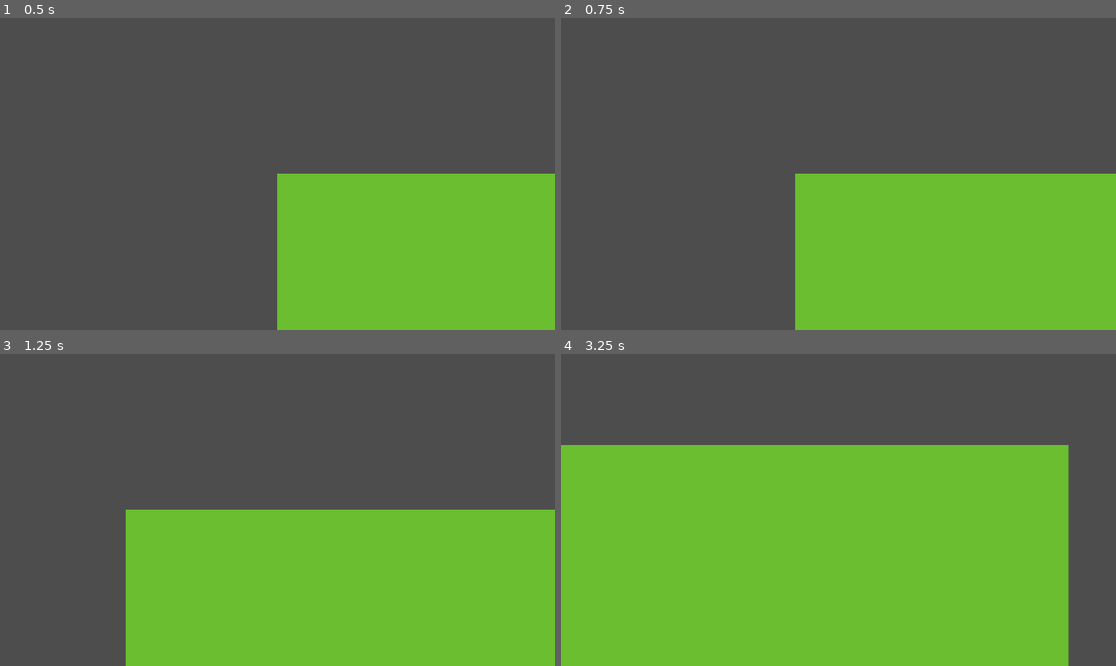
Above: before the commit, frames 1-4 (two rows, left to right).
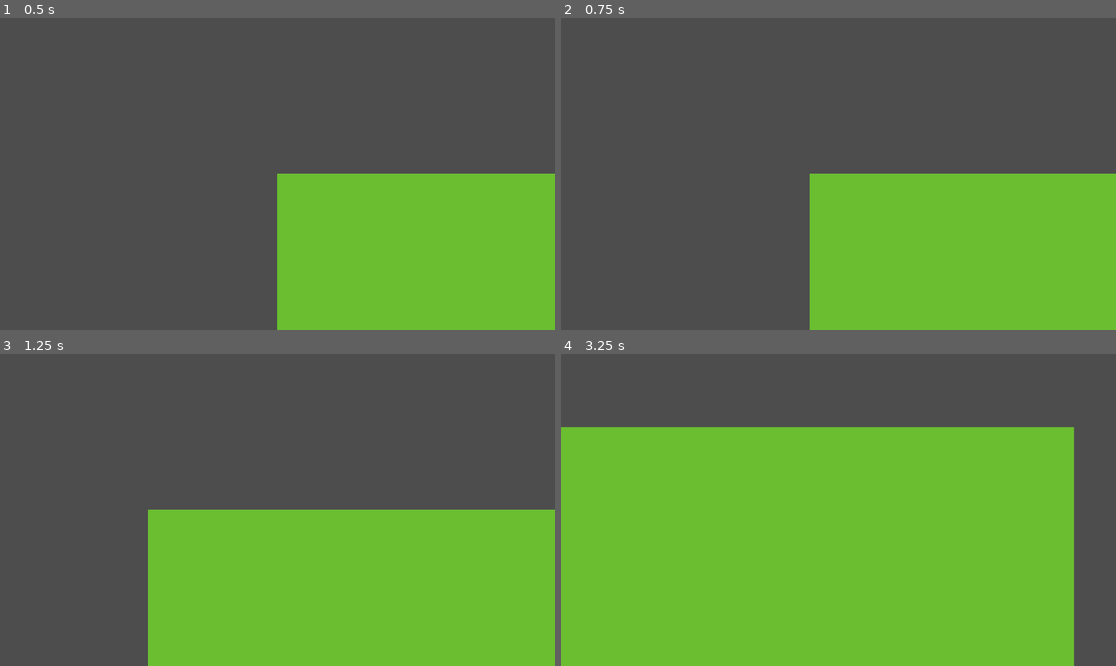
Above: after the commit, the same moments.

Repository: PowerThePowerfullest64/UntitledMapGame
Game: Godot game, scene res://main.tscn
Same seed, same stepped clock (60 frames per second), same inputs: the game is played once before the commit and once after it.
Inputs (mouse positions are in pixels of both pictures, inside the frame that each line leads up to):
- Up to frame 1 (0.5 s): no input
- Up to frame 2 (0.75 s): tap Enter at 0.5 s; move the mouse to (960, 158) at 0.52 s; hold D (move_right) from 0.53 s (still down); tap Mouse wheel up (zoom_in, bound only after the commit) at 0.6 s
- Up to frame 3 (1.25 s): keep holding D (move_right); tap Mouse wheel down (zoom_out, bound only after the commit) at 0.8 s
- Up to frame 4 (3.25 s): move the mouse to (727, 525) at 1.27 s; release D (move_right) at 1.28 s; hold S (move_down) 1.28-2.03 s; tap Mouse wheel down (zoom_out, bound only after the commit) at 1.35, 2.3, 2.85 s; tap Mouse wheel up (zoom_in, bound only after the commit) at 1.55, 2.1, 3.05 s; move the mouse to (894, 441) at 2.02 s; hold D (move_right) 2.03-2.78 s; move the mouse to (810, 572) at 2.77 s; hold W (move_up) from 2.78 s (still down)

Frame 1 is identical in both runs. In frame 2, 1.3% of the frame differs, in the area x 42-45%, y 49-100%; in frame 3, 2.0%; in frame 4, 6.2%, in the area x 0-93%, y 23-100%.

Commit message:
Added Camera2D with Controls

Diff:
--- a/main.tscn
+++ b/main.tscn
@@ -17,4 +17,6 @@
 tile_set = SubResource("TileSet_h2yge")
 
 [node name="Camera2D" type="Camera2D" parent="." unique_id=1269354386]
+position_smoothing_enabled = true
+position_smoothing_speed = 10.0
 script = ExtResource("2_0xm2m")
--- a/observer_camera.gd
+++ b/observer_camera.gd
@@ -1,11 +1,26 @@
 extends Camera2D
 
 @export var speed: float = 750.0
+@export var zoom_sensitivity: float = 1.0
+@export var zoom_rate: float = 10.0
+
+var target_zoom: Vector2
+
+func _ready() -> void:
+	target_zoom = zoom
 
 func _process(delta: float) -> void:
 	update_movement(delta)
+	update_zoom()
+	zoom = zoom.lerp(target_zoom, zoom_rate * delta)
 
 func update_movement(delta: float) -> void:
 	var move_dir: Vector2 = Input.get_vector("move_left", "move_right", "move_up", "move_down")
 
-	position += move_dir * speed * delta
+	position += move_dir * speed / zoom.x * delta
+
+func update_zoom() -> void:
+	if Input.is_action_just_pressed("zoom_in"):
+		target_zoom *= 1.0 + (0.1 * zoom_sensitivity)
+	elif Input.is_action_just_pressed("zoom_out"):
+		target_zoom /= 1.0 + (0.1 * zoom_sensitivity)
--- a/project.godot
+++ b/project.godot
@@ -53,6 +53,16 @@
 "events": [Object(InputEventKey,"resource_local_to_scene":false,"resource_name":"","device":-1,"window_id":0,"alt_press …(192 unchanged characters)…
 ]
 }
+zoom_in={
+"deadzone": 0.2,
+"events": [Object(InputEventMouseButton,"resource_local_to_scene":false,"resource_name":"","device":-1,"window_id":0,"alt_pressed":false,"shift_pressed":false,"ctrl_pressed":false,"meta_pressed":false,"button_mask":8,"position":Vector2(289, 10),"global_position":Vector2(298, 58),"factor":1.0,"button_index":4,"canceled":false,"pressed":true,"double_click":false,"script":null)
+]
+}
+zoom_out={
+"deadzone": 0.2,
+"events": [Object(InputEventMouseButton,"resource_local_to_scene":false,"resource_name":"","device":-1,"window_id":0,"alt_pressed":false,"shift_pressed":false,"ctrl_pressed":false,"meta_pressed":false,"button_mask":16,"position":Vector2(300, 25),"global_position":Vector2(309, 73),"factor":1.0,"button_index":5,"canceled":false,"pressed":true,"double_click":false,"script":null)
+]
+}
 
 [physics]
 
